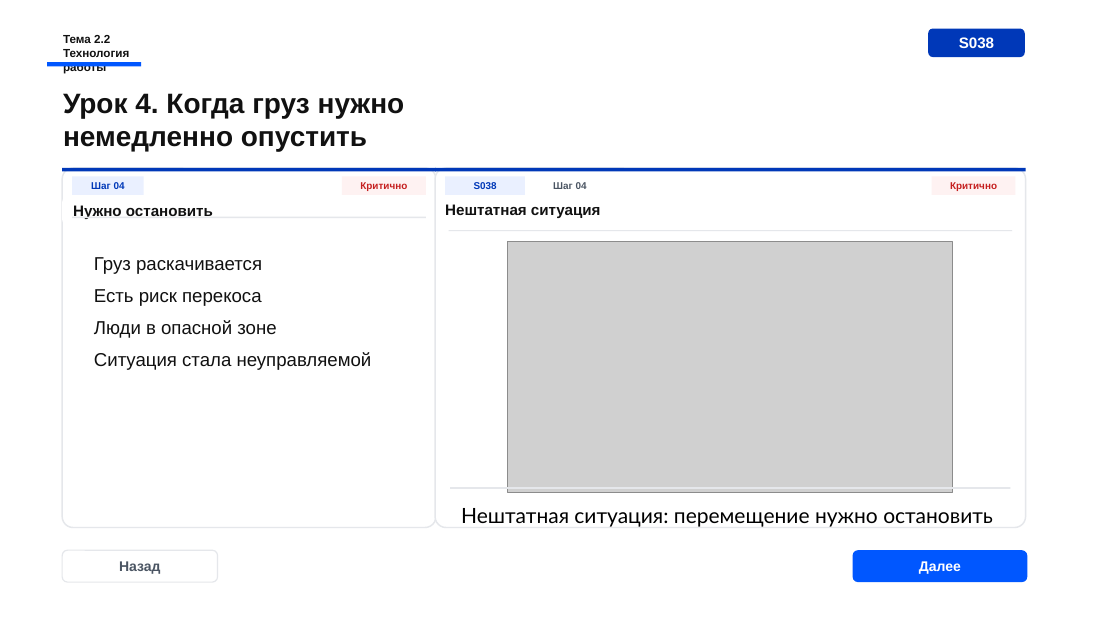
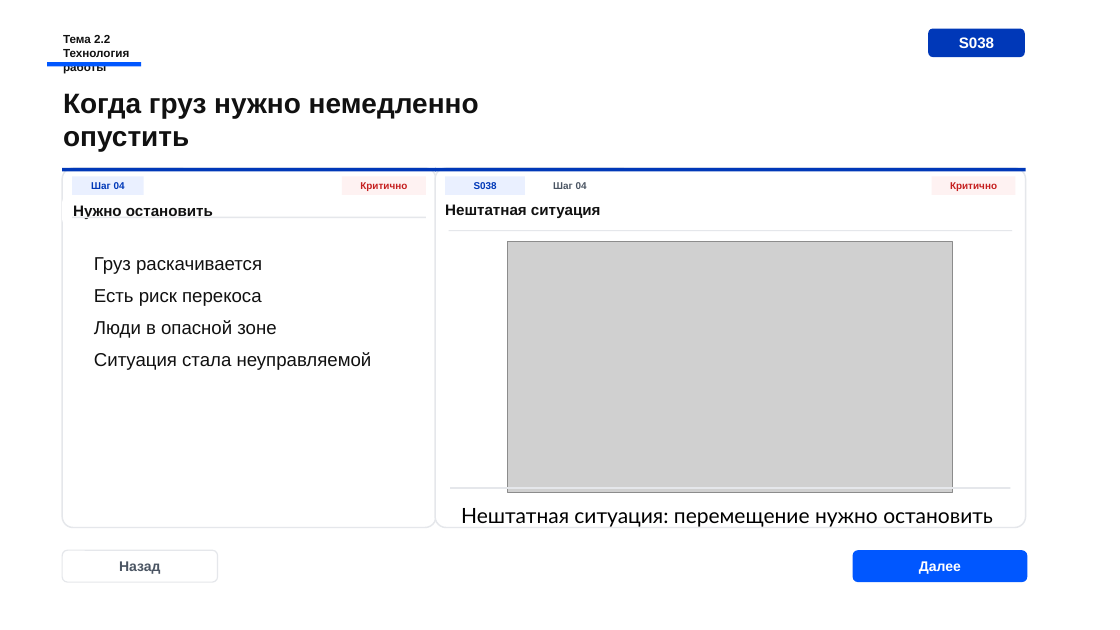
Before and after one commit to Armankanat2/EV-Strop, a slide deck: slide 19 of presentations/ispring-course/module-01-stropovka-gruzov/live-preview/S029_theme22_preview_2026-06-30_v13_ev-group-techstyle-premium-subslides.pptx (slide 16 before the commit). Drawn at 1120x630 pixels with LibreOffice and Linux fonts; fonts in the diff are those of the drawing; grey boxes stand for pictures. Boxes give left, top, right and bottom in pixels: in the first picture for what was removed or moved away, otherwise in the second. Text is boxed around its words. In the diff, an @@ line names an element or a change of style, - is before the commit and + after.

```diff
--- a/presentations/ispring-course/module-01-stropovka-gruzov/live-preview/S029_theme22_preview_2026-06-30_v13_ev-group-techstyle-premium-subslides.pptx
+++ b/presentations/ispring-course/module-01-stropovka-gruzov/live-preview/S029_theme22_preview_2026-06-30_v13_ev-group-techstyle-premium-subslides.pptx
@@ text at [63, 93, 479, 151]: text changed @@
-Урок 4. Когда груз нужно немедленно опустить
+Когда груз нужно немедленно опустить
```
Also in this commit, not shown: 9 other slides changed, 5 slides added, 2 slides removed, 10 other files.
